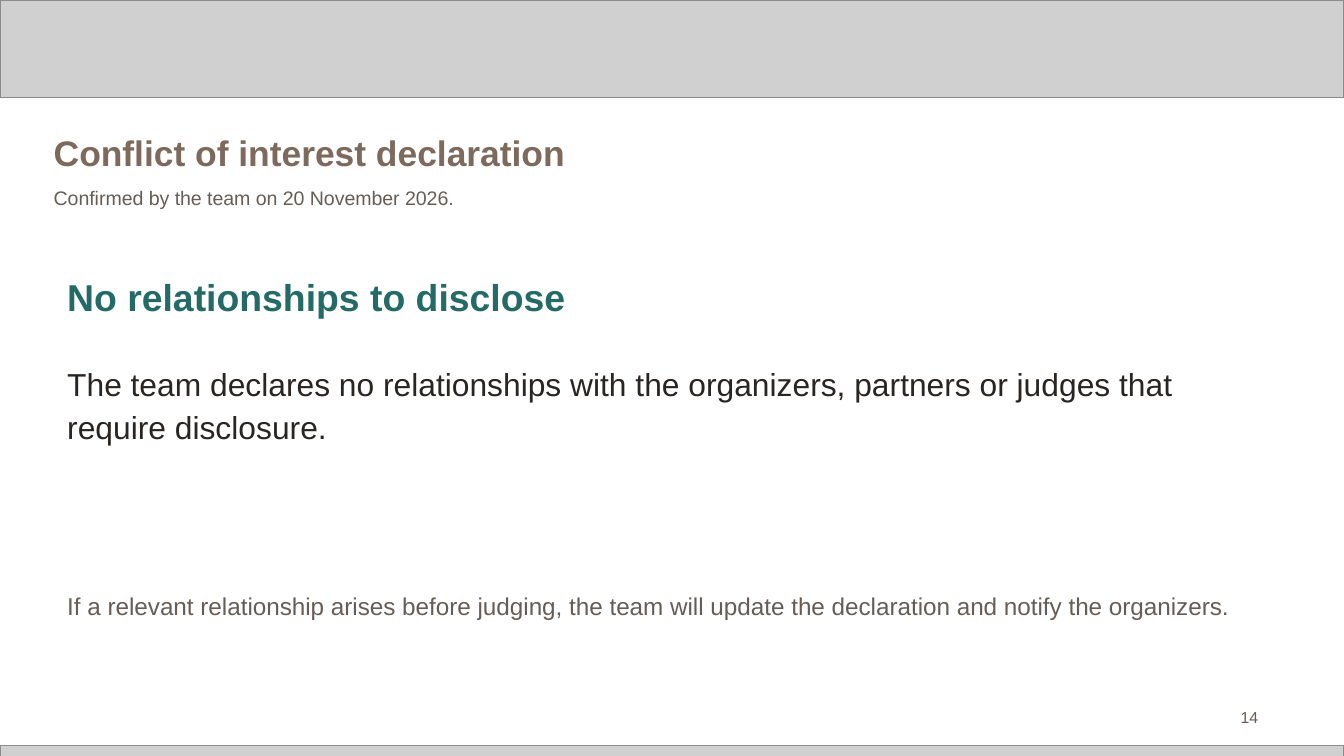
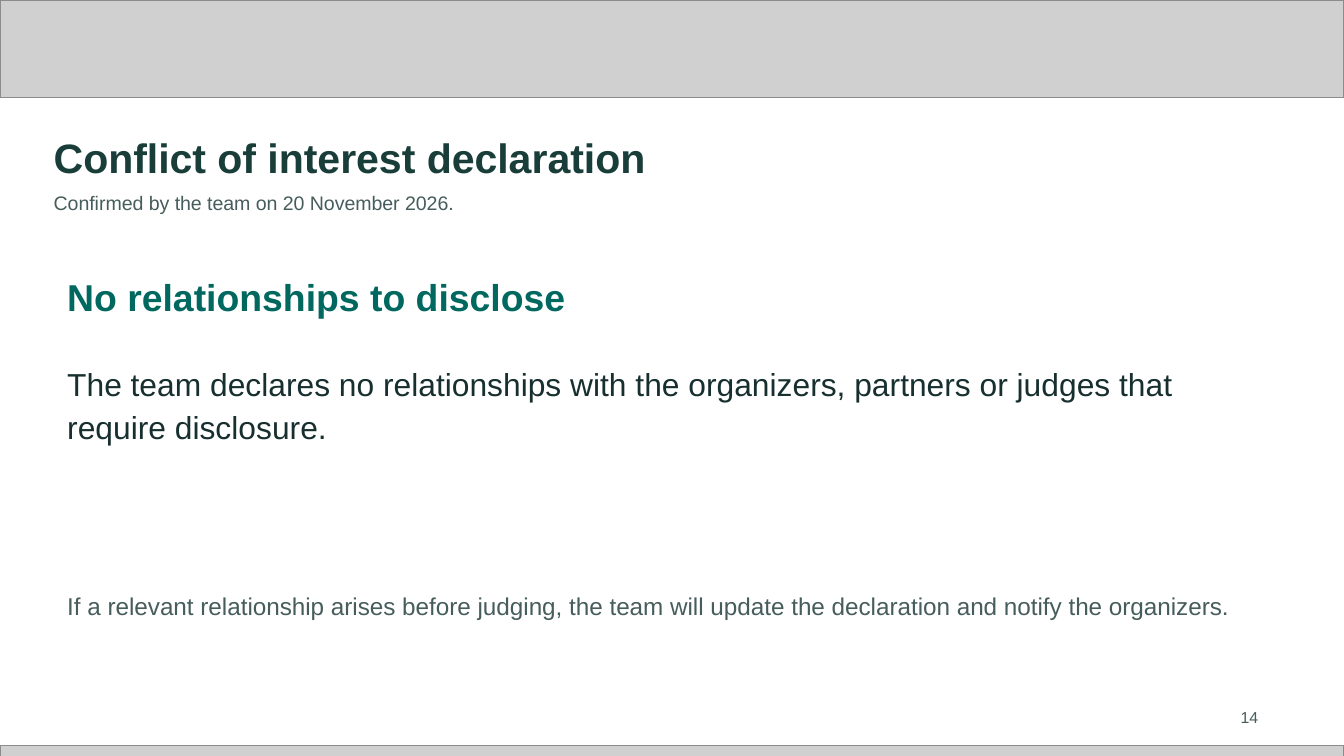
Before and after one commit to sammydamz/exaclim, a slide deck: slide 14 of downloads/submission/Exaclim_Future_Health_Submission.pptx. Drawn at 1344x756 pixels with LibreOffice and Linux fonts; fonts in the diff are those of the drawing; grey boxes stand for pictures. Boxes give left, top, right and bottom in pixels: in the first picture for what was removed or moved away, otherwise in the second. Text is boxed around its words. In the diff, an @@ line names an element or a change of style, - is before the commit and + after.

```diff
--- a/downloads/submission/Exaclim_Future_Health_Submission.pptx
+++ b/downloads/submission/Exaclim_Future_Health_Submission.pptx
@@ text "Conflict of interest declaration" at box(54, 143, 646, 174): size 19 to 22 pt, text colour #7D6A5C to #193E3A @@
@@ text colour #665D56 to #465D5B in 3 elements at box(1241, 712, 1259, 723), box(67, 597, 1229, 620), box(54, 196, 454, 214) @@
@@ text "No relationships to disclose" at box(67, 284, 565, 319): text colour #246A66 to #00685E @@
@@ text "The team declares no relationships ..." at box(67, 373, 1172, 444): text colour #292522 to #182F30 @@
```
Also in this commit, not shown: 13 other slides changed, 7 other files.
